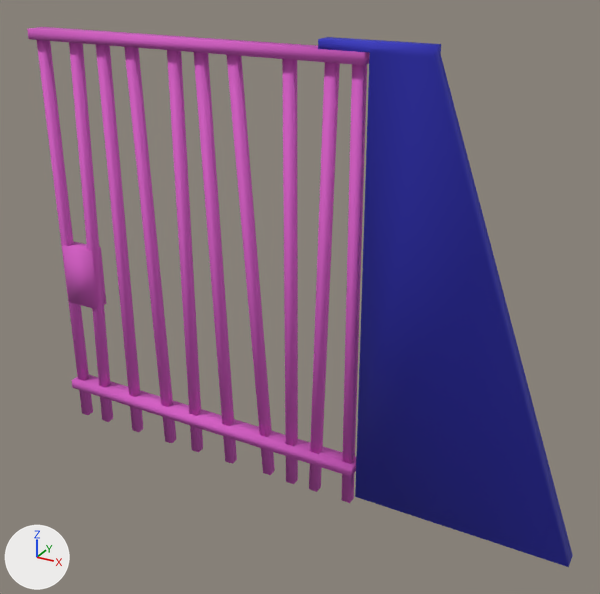
What one commit did to the OBJ model src/models/puertabidones/puertabidones.obj.
The view is the same before and after, from a 50 mm lens placed at (14.7, -25.8, 12.4), pointed at (0.5, 0.0, -0.5). The lights are fixed; the arrows at lower left show +X, +Y and +Z. Where no turn or scale is listed for an object, it has been applied to the vertices.

The first picture shows 'puertabidones', 'soportepuertabidones'.
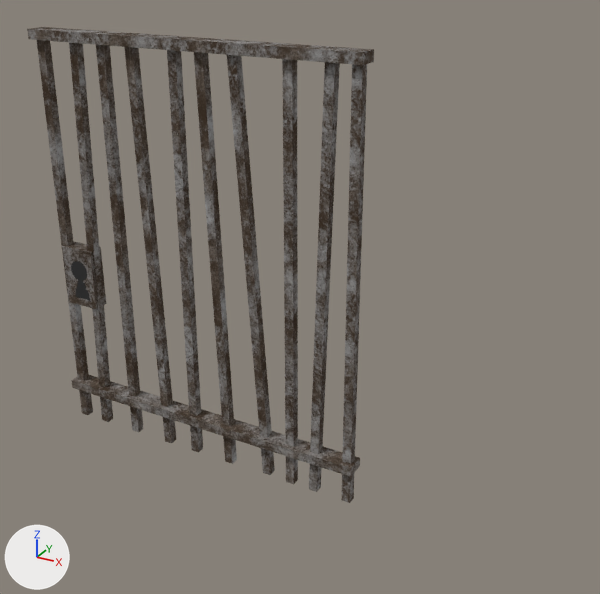
The newer file is also turned or shifted as a whole; pictures and numbers use the older file's frame.

Location of each change, (x1, y1, x2, y2) in pixels of the pictures (600 x 594 px):
'soportepuertabidones', deleted (blue)
    before: (318, 37, 573, 567)
part 1 of me_puertabidones, built on
    before: (27, 27, 370, 503)
    after: (27, 27, 374, 503)
part 2 of me_puertabidones, built on
    both: (62, 241, 106, 309)

The change, as a list of edits to the scene's bpy script:
```text
Add img_wire_177028149_base_color_png:
    img_wire_177028149_base_color_png = load_image('wire_177028149_Base_Color.png', 'wire_177028149_Base_Color.png', 1024, 1024, 'sRGB')
Add img_wire_177028149_metallic_png:
    img_wire_177028149_metallic_png = load_image('wire_177028149_Metallic.png', 'wire_177028149_Metallic.png', 1024, 1024, 'sRGB')
Add img_wire_177028149_normal_opengl_png:
    img_wire_177028149_normal_opengl_png = load_image('wire_177028149_Normal_OpenGL.png', 'wire_177028149_Normal_OpenGL.png', 1024, 1024, 'sRGB')
Add mat_puertabidones:
    mat_puertabidones = bpy.data.materials.new('PuertaBidones')
    # uses the picture img_wire_177028149_base_color_png
    # uses the picture img_wire_177028149_metallic_png
    # uses the picture img_wire_177028149_normal_opengl_png
Change me_puertabidones:
    used by ob_puertabidones; location = (0.0, 0.0, 0.0)
    remove me_puertabidones.from_pydata(...)  # 104 vertices, 78 faces; spans x -11.8..3.1, y -0.4..0.4, z -9.2..8.9
    remove me_puertabidones.materials.append(mat_wire_177028149)  # pink #d95dc9
    add me_puertabidones.from_pydata(...)  # 104 vertices, 156 faces; spans x -11.8..3.1, y -0.4..0.4, z -9.2..8.9
    me_puertabidones part 1
    72 faces are deleted
    144 new faces join them
    me_puertabidones part 2
    6 faces are deleted
    12 new faces join them
    me_puertabidones part 3: the surface is now shaded flat
    add me_puertabidones.materials.append(mat_puertabidones)
Remove ob_soportepuertabidones:
    ob_soportepuertabidones = bpy.data.objects.new('soportepuertabidones', me_soportepuertabidones)
    ob_soportepuertabidones.location = (0.0, 0.0, 0.0)
```
